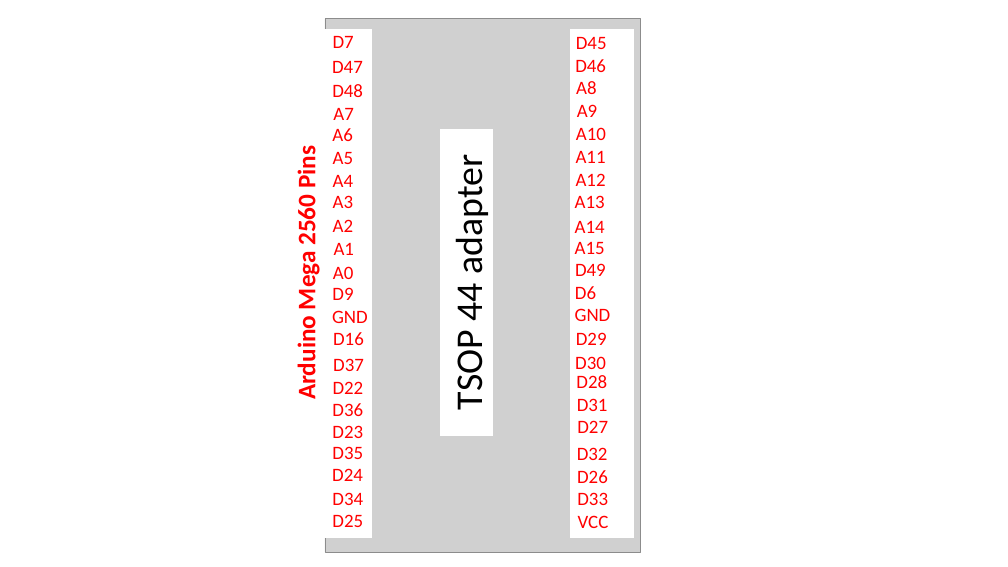
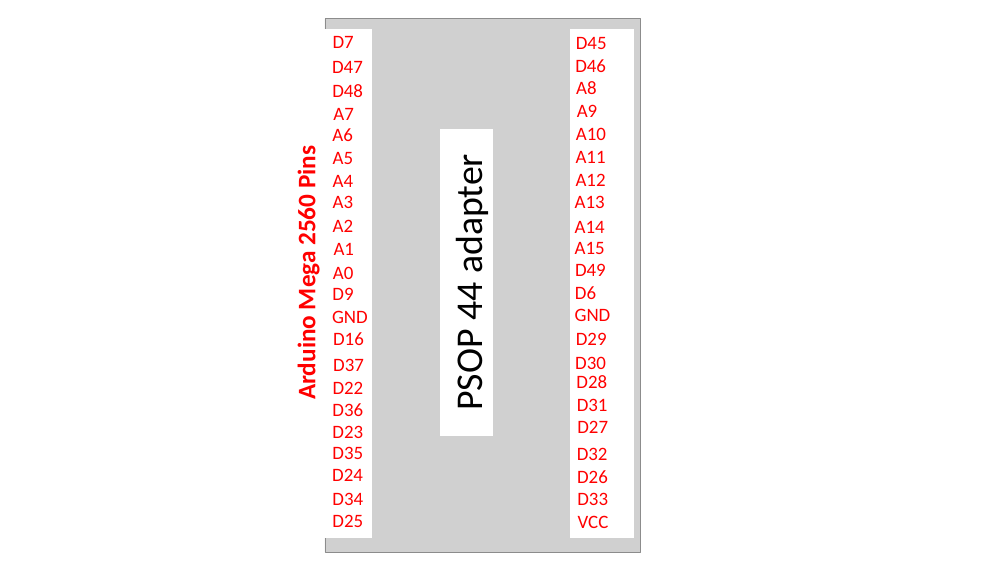
Before and after one commit to Raphael-Boichot/Neo-Geo-Sengoku-2-Red-Blood, a slide deck: slide 6 of MVS_bootleg_convert/Chip_Analysis_and_schemes.pptx (slide 11 before the commit). Drawn at 1008x567 pixels with LibreOffice and Linux fonts; fonts in the diff are those of the drawing; grey boxes stand for pictures. Boxes give left, top, right and bottom in pixels: in the first picture for what was removed or moved away, otherwise in the second. Text is boxed around its words. In the diff, an @@ line names an element or a change of style, - is before the commit and + after.

```diff
--- a/MVS_bootleg_convert/Chip_Analysis_and_schemes.pptx
+++ b/MVS_bootleg_convert/Chip_Analysis_and_schemes.pptx
@@ text in rectangle at (x1=446, y1=167, x2=492, y2=408): text changed @@
-TSOP 44 adapter
+PSOP 44 adapter
```
Also in this commit, not shown: 5 slides removed.
